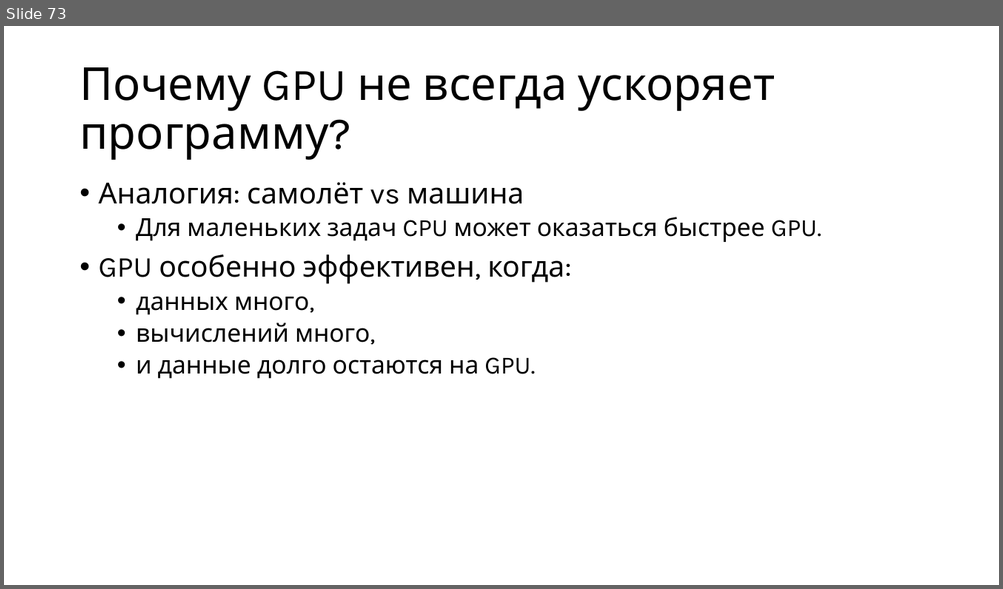
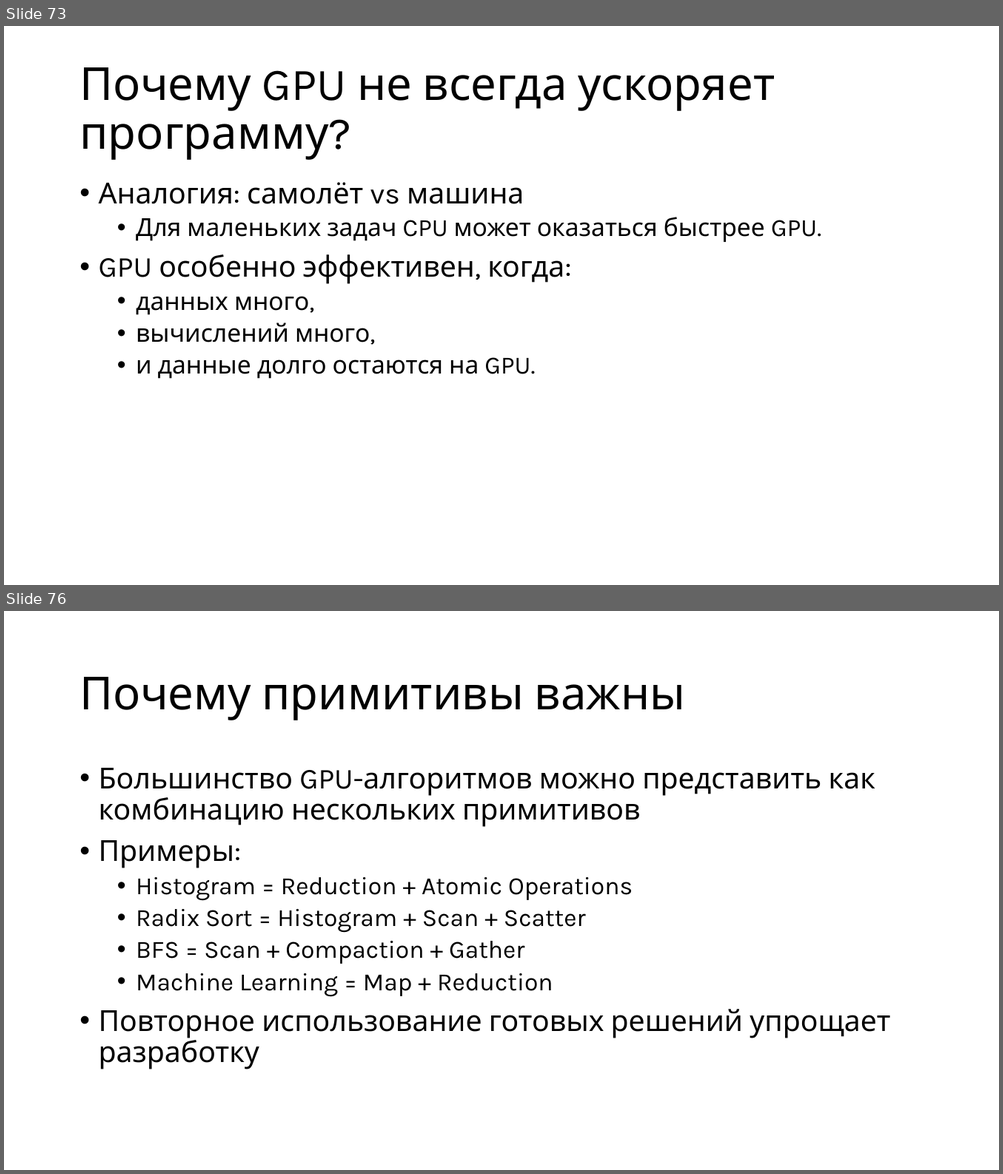
Before and after one commit to alexey-malov/pc, a slide deck: lectures/13/Open CL.pptx. Shown one above the other, each under a label of ours: slide 73 before the commit, slides 73 and 76 after it; the slides between them are not shown. The pictures are 1003x589 and 1003x1174 pixels, drawn with LibreOffice and Linux fonts; fonts in the diff are those of the drawing. Boxes give left, top, right and bottom in pixels: in the first picture for what was removed or moved away, otherwise in the second. Text is boxed around its words. In the diff, an @@ line names an element or a change of style, - is before the commit and + after.

```diff
--- a/lectures/13/Open CL.pptx
+++ b/lectures/13/Open CL.pptx
@@ slide 76 added at (x1=4, y1=611, x2=999, y2=1170), background #FFFFFF @@
@@ title added at (x1=79, y1=677, x2=685, y2=721), 44 pt, text #000000 @@
+Почему примитивы важны
@@ text added at (x1=99, y1=768, x2=890, y2=1070), 28 pt, text #000000 @@
+• Большинство GPU-алгоритмов можно представить как комбинацию нескольких примитивов
+• Примеры:
+  • Histogram = Reduction + Atomic Operations
+  • Radix Sort = Histogram + Scan + Scatter
+  • BFS = Scan + Compaction + Gather
+  • Machine Learning = Map + Reduction
+• Повторное использование готовых решений упрощает разработку
```
Also in this commit, not shown: 81 other slides added.
